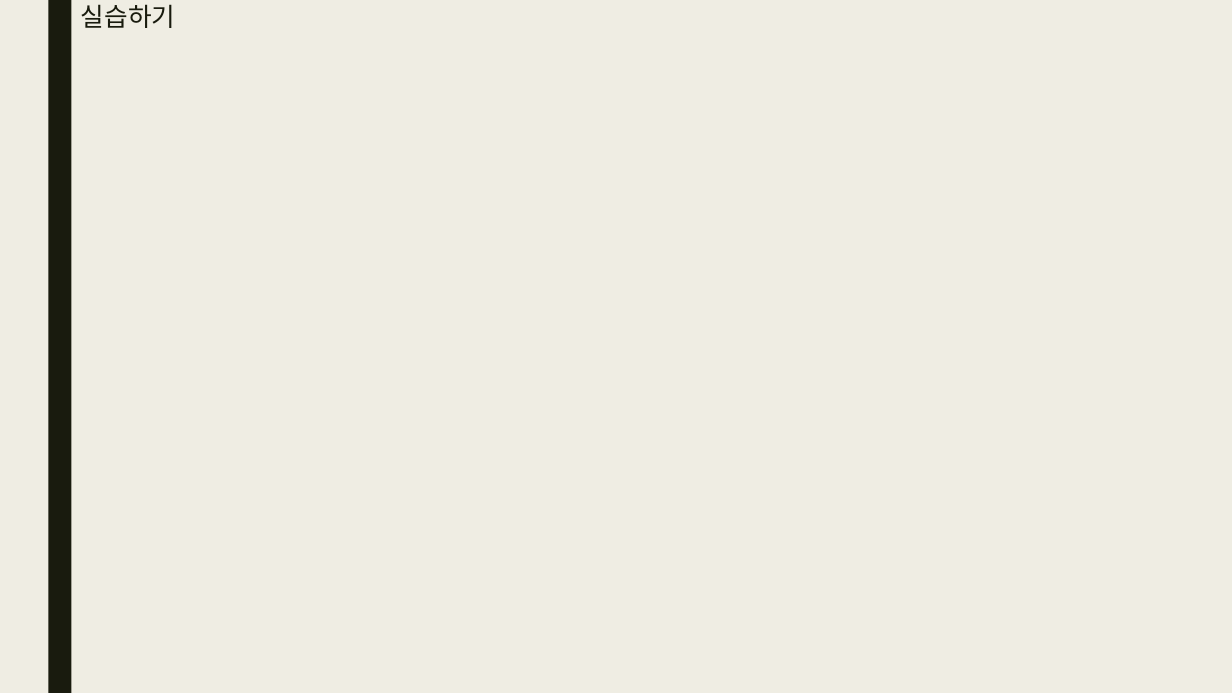
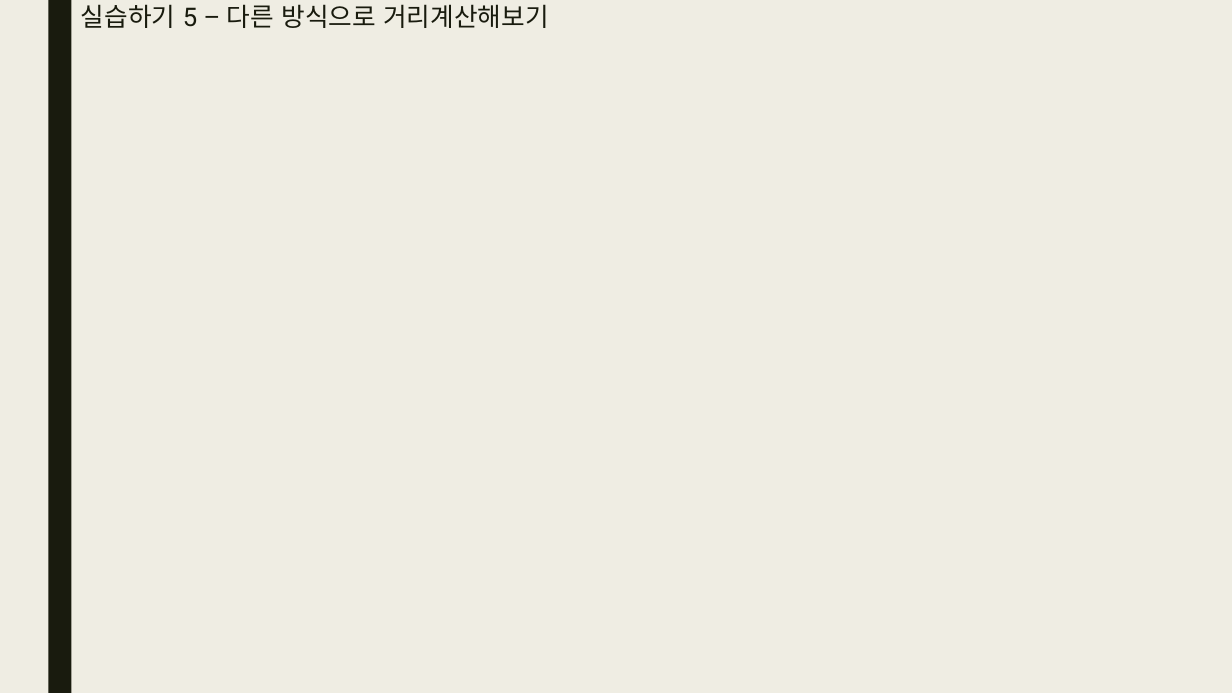
Before and after one commit to bino0130/kopo-java, a slide deck: slide 15 of 자바심화 과제/20230425 자바심화 과제 남정현.pptx (slide 10 before the commit). Drawn at 1232x693 pixels with LibreOffice and Linux fonts; fonts in the diff are those of the drawing. Boxes give left, top, right and bottom in pixels: in the first picture for what was removed or moved away, otherwise in the second. Text is boxed around its words. In the diff, an @@ line names an element or a change of style, - is before the commit and + after.

```diff
--- a/자바심화 과제/20230425 자바심화 과제 남정현.pptx
+++ b/자바심화 과제/20230425 자바심화 과제 남정현.pptx
@@ title at (81, 4, 549, 28): text changed @@
-실습하기
+실습하기 5 – 다른 방식으로 거리계산해보기
```
Also in this commit, not shown: 1 other slide changed, 5 slides added.
